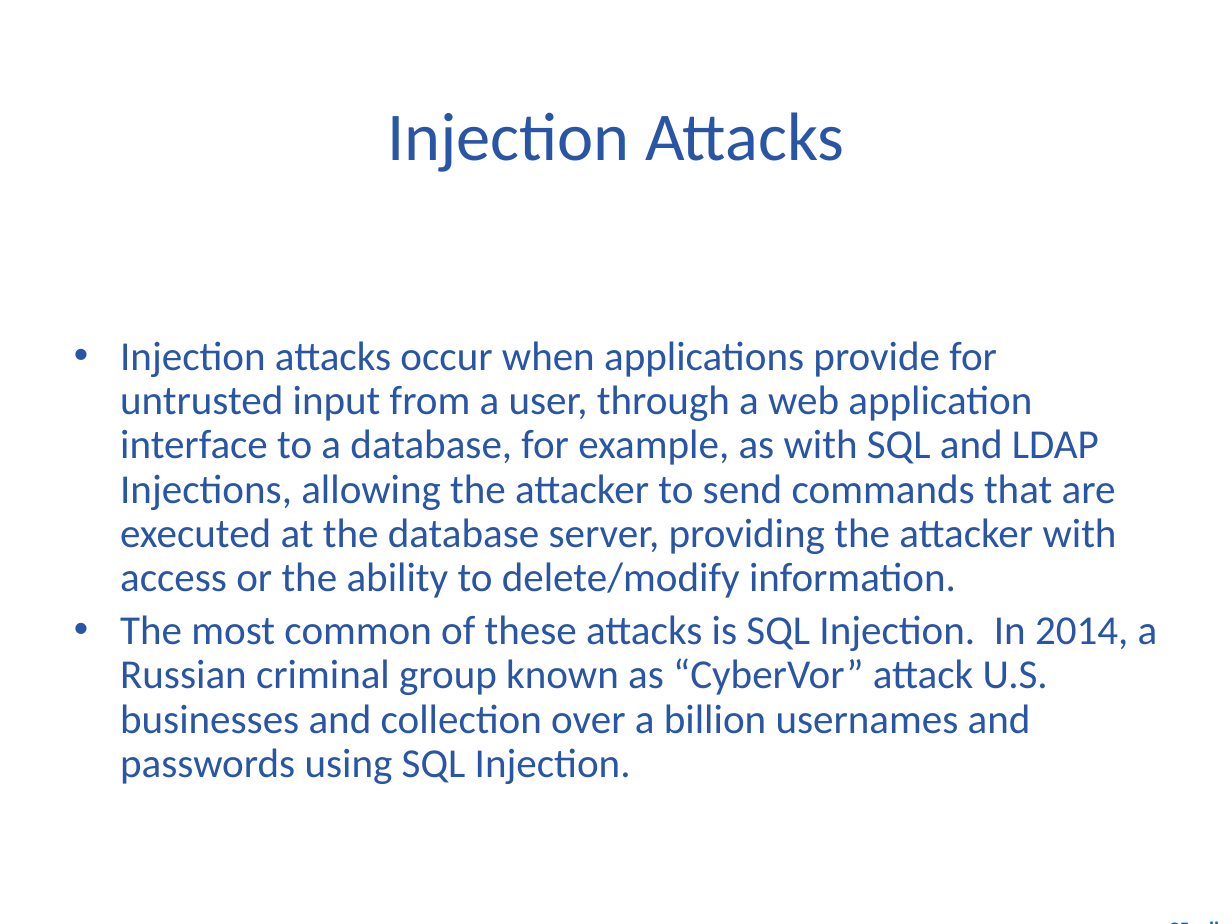
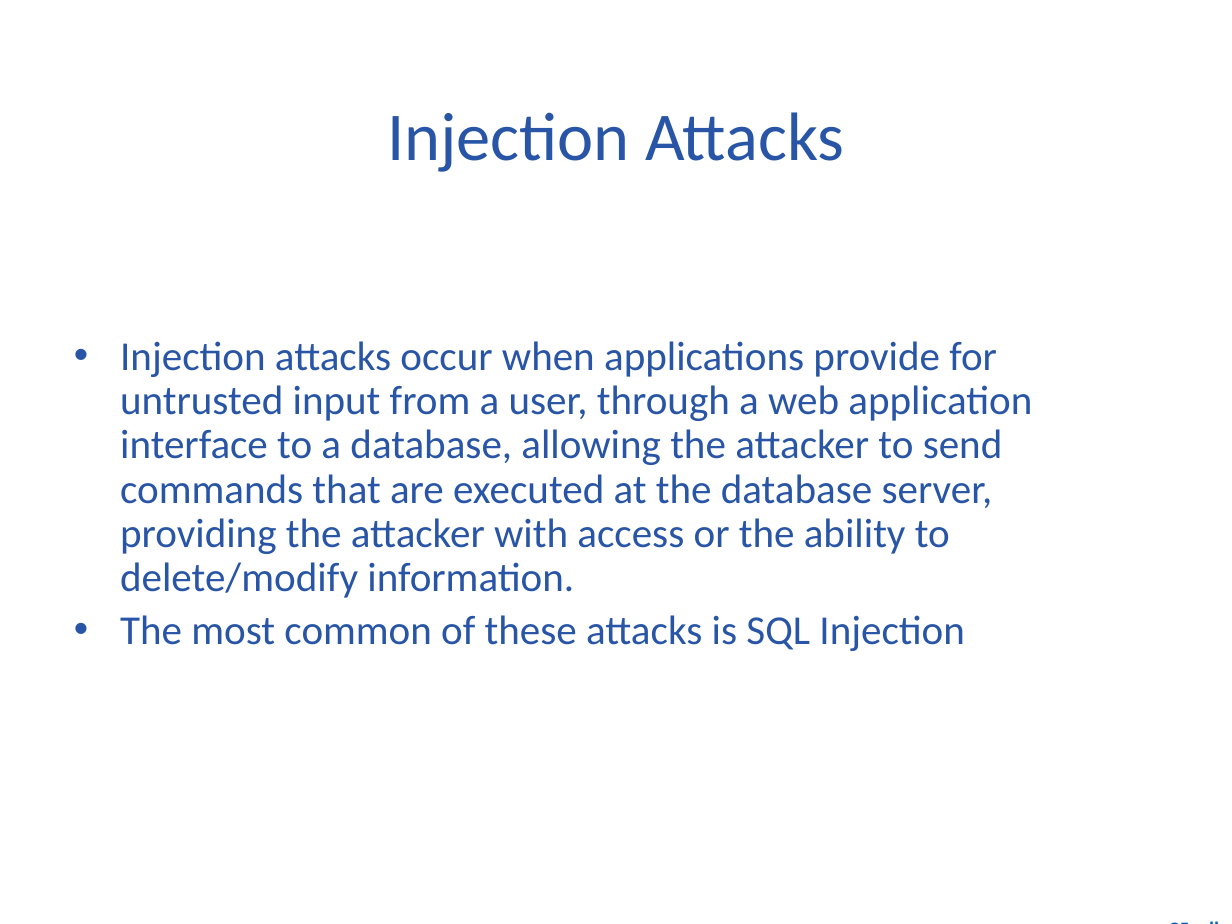
Before and after one commit to diesburg/cs4410_sp26, a slide deck: slide 13 of notes/1_Offensive_Vocabulary.pptx. Drawn at 1232x924 pixels with LibreOffice and Linux fonts; fonts in the diff are those of the drawing; background and template pictures are left out. Boxes give left, top, right and bottom in pixels: in the first picture for what was removed or moved away, otherwise in the second. Text is boxed around its words. In the diff, an @@ line names an element or a change of style, - is before the commit and + after.

```diff
--- a/notes/1_Offensive_Vocabulary.pptx
+++ b/notes/1_Offensive_Vocabulary.pptx
@@ text at [120,341,1032,651]: text changed @@
-• Injection attacks occur when applications provide for untrusted input from a user, through a web application interface to a database, for example, as with SQL and LDAP Injections, allowing the attacker to send commands that are executed at the database server, providing the attacker with access or the ability to delete/modify information.
-• The most common of these attacks is SQL Injection. In 2014, a Russian criminal group known as “CyberVor” attack U.S. businesses and collection over a billion usernames and passwords using SQL Injection.
+• Injection attacks occur when applications provide for untrusted input from a user, through a web application interface to a database, allowing the attacker to send commands that are executed at the database server, providing the attacker with access or the ability to delete/modify information.
+• The most common of these attacks is SQL Injection
```
Also in this commit, not shown: 3 other slides changed, 5 other files.
